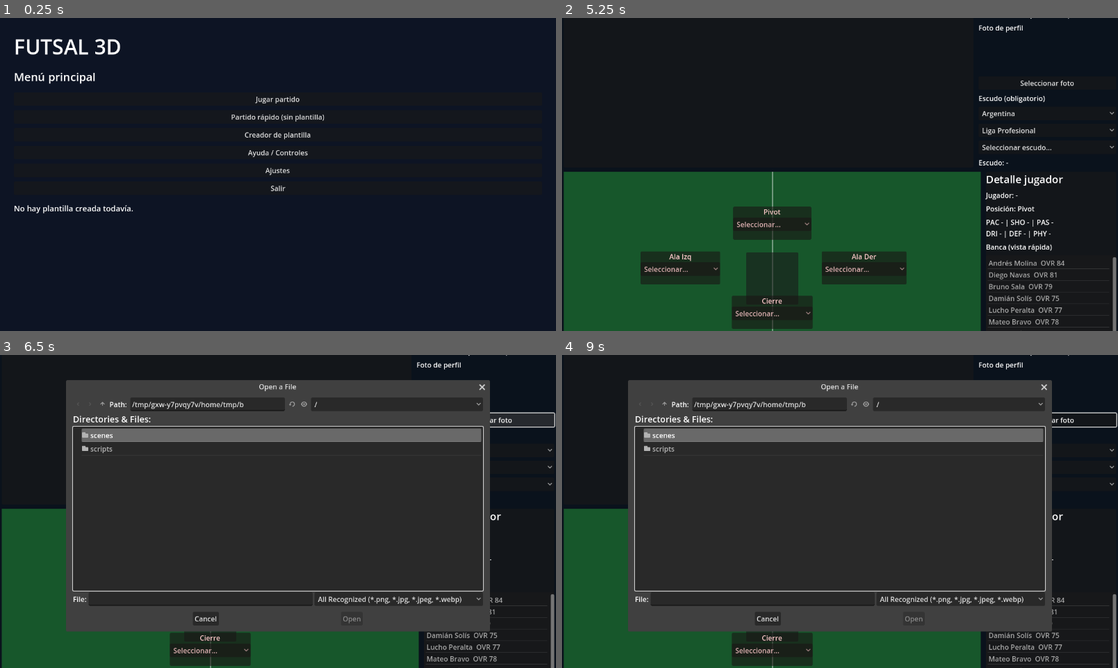
Above: before the commit, frames 1-4 (two rows, left to right).
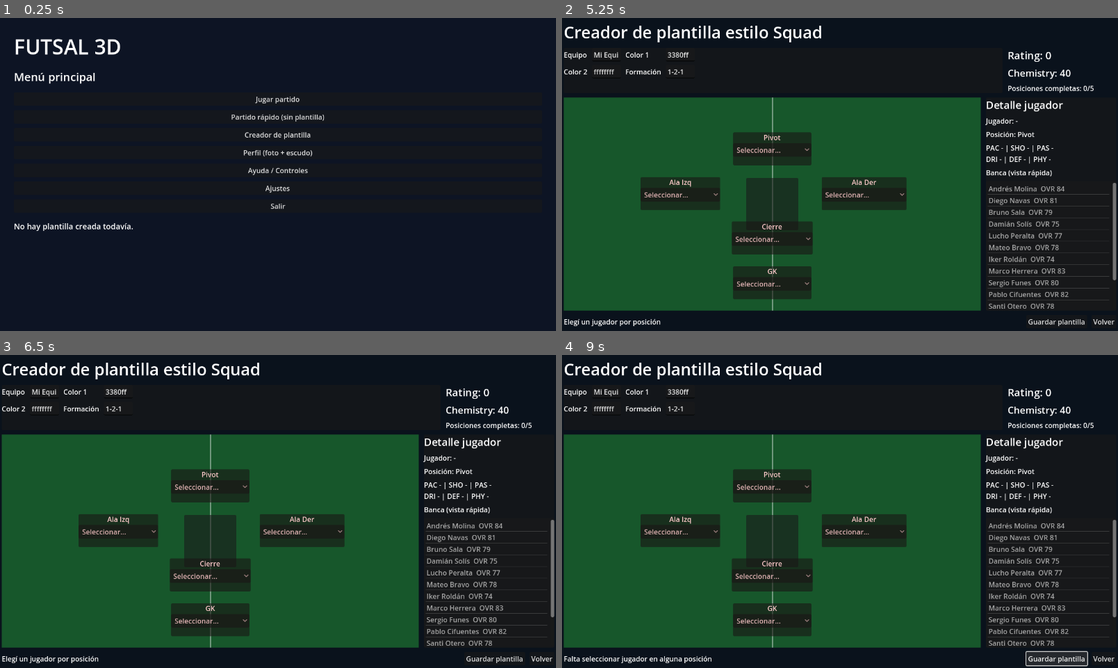
Above: after the commit, the same moments.

Repository: tenemostuseguro/uft27
Game: Godot game, scene res://scenes/MainMenu2D.tscn
The game is run twice, just before and just after one commit, with the same random seed, the same clock (stepped at 60 frames per second) and the same inputs.
Inputs (mouse positions are in pixels of both pictures, inside the frame that each line leads up to):
- Up to frame 1 (0.25 s): no input
- Up to frame 2 (5.25 s): click (840, 152) at 0.5 s, where only the run after the commit has a clickable "Perfil (foto + escudo)"; click "Volver al menú principal" (after the commit: "Volver") at 1.25 s; click "Jugar partido" at 2 s; click "Jugar partido" at 2.75 s; click "Partido rápido (sin plantilla)" at 3.5 s; click "Volver" at 4.25 s; click "Creador de plantilla" at 5 s
- Up to frame 3 (6.5 s): click (483, 420) at 5.75 s, where only the run before the commit has a clickable "Seleccionar foto"
- Up to frame 4 (9 s): click (1045, 448) at 6.5 s, where only the run before the commit has a clickable "Argentina"; click (1045, 467) at 7.25 s, where only the run before the commit has a clickable "Liga Profesional"; click (1045, 483) at 8 s, where only the run before the commit has a clickable "Seleccionar escudo..."; click (1056, 658) at 8.75 s, where only the run after the commit has a clickable "Guardar plantilla"

The runs differ from the first frame. In frame 1, 0.8% of the frame differs, in the area x 2-57%, y 42-68%; in frame 2, 37%; in frame 3, 58%, in the area x 0-100%, y 0-100%; in frame 4, 58%.

Commit message:
Move profile photo and crest setup into dedicated Profile menu

Diff:
--- a/godot-futsal/scenes/MainMenu2D.tscn
+++ b/godot-futsal/scenes/MainMenu2D.tscn
@@ -56,6 +56,10 @@
 layout_mode = 2
 text = "Creador de plantilla"
 
+[node name="ProfileButton" type="Button" parent="Margin/Layout/Buttons"]
+layout_mode = 2
+text = "Perfil (foto + escudo)"
+
 [node name="HelpButton" type="Button" parent="Margin/Layout/Buttons"]
 layout_mode = 2
 text = "Ayuda / Controles"
--- /dev/null
+++ b/godot-futsal/scenes/ProfileMenu2D.tscn
@@ -0,0 +1,107 @@
+[gd_scene load_steps=2 format=3 uid="uid://futsal_profile_menu_2d"]
+
+[ext_resource type="Script" path="res://scripts/profile_menu_2d.gd" id="1_profile"]
+
+[node name="ProfileMenu2D" type="Control"]
+layout_mode = 3
+anchors_preset = 15
+anchor_right = 1.0
+anchor_bottom = 1.0
+script = ExtResource("1_profile")
+
+[node name="Background" type="ColorRect" parent="."]
+layout_mode = 1
+anchors_preset = 15
+anchor_right = 1.0
+anchor_bottom = 1.0
+color = Color(0.04, 0.07, 0.11, 1)
+
+[node name="Margin" type="MarginContainer" parent="."]
+layout_mode = 1
+anchors_preset = 15
+anchor_right = 1.0
+anchor_bottom = 1.0
+offset_left = 22.0
+offset_top = 18.0
+offset_right = -22.0
+offset_bottom = -18.0
+
+[node name="VBox" type="VBoxContainer" parent="Margin"]
+layout_mode = 2
+theme_override_constants/separation = 10
+
+[node name="Title" type="Label" parent="Margin/VBox"]
+layout_mode = 2
+text = "Perfil"
+theme_override_font_sizes/font_size = 38
+
+[node name="Row" type="HBoxContainer" parent="Margin/VBox"]
+layout_mode = 2
+theme_override_constants/separation = 14
+
+[node name="PhotoPanel" type="PanelContainer" parent="Margin/VBox/Row"]
+layout_mode = 2
+custom_minimum_size = Vector2(230, 220)
+
+[node name="PhotoVBox" type="VBoxContainer" parent="Margin/VBox/Row/PhotoPanel"]
+layout_mode = 2
+
+[node name="PhotoTitle" type="Label" parent="Margin/VBox/Row/PhotoPanel/PhotoVBox"]
+layout_mode = 2
+text = "Foto de perfil"
+
+[node name="PhotoPreview" type="TextureRect" parent="Margin/VBox/Row/PhotoPanel/PhotoVBox"]
+custom_minimum_size = Vector2(180, 180)
+layout_mode = 2
+expand_mode = 1
+stretch_mode = 5
+
+[node name="PhotoButton" type="Button" parent="Margin/VBox/Row/PhotoPanel/PhotoVBox"]
+layout_mode = 2
+text = "Elegir imagen"
+
+[node name="CrestPanel" type="PanelContainer" parent="Margin/VBox/Row"]
+layout_mode = 2
+size_flags_horizontal = 3
+
+[node name="CrestVBox" type="VBoxContainer" parent="Margin/VBox/Row/CrestPanel"]
+layout_mode = 2
+theme_override_constants/separation = 8
+
+[node name="CrestTitle" type="Label" parent="Margin/VBox/Row/CrestPanel/CrestVBox"]
+layout_mode = 2
+text = "Escudo del equipo (obligatorio)"
+
+[node name="CountryFilter" type="OptionButton" parent="Margin/VBox/Row/CrestPanel/CrestVBox"]
+layout_mode = 2
+
+[node name="LeagueFilter" type="OptionButton" parent="Margin/VBox/Row/CrestPanel/CrestVBox"]
+layout_mode = 2
+
+[node name="CrestSelect" type="OptionButton" parent="Margin/VBox/Row/CrestPanel/CrestVBox"]
+layout_mode = 2
+
+[node name="CrestPreview" type="Label" parent="Margin/VBox/Row/CrestPanel/CrestVBox"]
+layout_mode = 2
+text = "Escudo: -"
+
+[node name="Status" type="Label" parent="Margin/VBox"]
+layout_mode = 2
+text = "Seleccioná foto y escudo para tu perfil"
+
+[node name="Buttons" type="HBoxContainer" parent="Margin/VBox"]
+layout_mode = 2
+theme_override_constants/separation = 10
+
+[node name="SaveButton" type="Button" parent="Margin/VBox/Buttons"]
+layout_mode = 2
+text = "Guardar perfil"
+
+[node name="BackButton" type="Button" parent="Margin/VBox/Buttons"]
+layout_mode = 2
+text = "Volver"
+
+[node name="PhotoDialog" type="FileDialog" parent="."]
+file_mode = 0
+access = 2
+filters = PackedStringArray("*.png ; PNG", "*.jpg ; JPG", "*.jpeg ; JPEG", "*.webp ; WEBP")
--- a/godot-futsal/scenes/TemplateMenu2D.tscn
+++ b/godot-futsal/scenes/TemplateMenu2D.tscn
@@ -100,36 +100,13 @@
 layout_mode = 2
 text = "Posiciones completas: 0/5"
 
-[node name="ProfilePhotoLabel" type="Label" parent="Margin/Layout/Header/Meta"]
-layout_mode = 2
-text = "Foto de perfil"
-
-[node name="ProfilePhotoPreview" type="TextureRect" parent="Margin/Layout/Header/Meta"]
-custom_minimum_size = Vector2(84, 84)
-layout_mode = 2
-expand_mode = 1
-stretch_mode = 5
-
-[node name="ProfilePhotoButton" type="Button" parent="Margin/Layout/Header/Meta"]
-layout_mode = 2
-text = "Seleccionar foto"
-
-[node name="CrestTitle" type="Label" parent="Margin/Layout/Header/Meta"]
-layout_mode = 2
-text = "Escudo (obligatorio)"
-
-[node name="CountryFilter" type="OptionButton" parent="Margin/Layout/Header/Meta"]
-layout_mode = 2
-
-[node name="LeagueFilter" type="OptionButton" parent="Margin/Layout/Header/Meta"]
-layout_mode = 2
-
-[node name="CrestSelect" type="OptionButton" parent="Margin/Layout/Header/Meta"]
-layout_mode = 2
-
-[node name="CrestPreview" type="Label" parent="Margin/Layout/Header/Meta"]
-layout_mode = 2
-text = "Escudo: -"
+
+
+
+
+
+
+
 
 [node name="SquadArea" type="HBoxContainer" parent="Margin/Layout"]
 layout_mode = 2
@@ -348,8 +325,3 @@
 [node name="BackButton" type="Button" parent="Margin/Layout/Footer/Buttons"]
 layout_mode = 2
 text = "Volver"
-
-[node name="ProfilePhotoDialog" type="FileDialog" parent="."]
-file_mode = 0
-access = 2
-filters = PackedStringArray("*.png ; PNG", "*.jpg ; JPG", "*.jpeg ; JPEG", "*.webp ; WEBP")
--- a/godot-futsal/scripts/main_menu_2d.gd
+++ b/godot-futsal/scripts/main_menu_2d.gd
@@ -2,6 +2,7 @@
 
 const MATCH_MODE_SCENE := "res://scenes/MatchModeMenu2D.tscn"
 const TEMPLATE_SCENE := "res://scenes/TemplateMenu2D.tscn"
+const PROFILE_SCENE := "res://scenes/ProfileMenu2D.tscn"
 const HELP_SCENE := "res://scenes/HelpMenu2D.tscn"
 const SETTINGS_SCENE := "res://scenes/SettingsMenu2D.tscn"
 
@@ -11,6 +12,7 @@
 	$Margin/Layout/Buttons/PlayButton.pressed.connect(_on_play_pressed)
 	$Margin/Layout/Buttons/QuickMatchButton.pressed.connect(_on_quick_match_pressed)
 	$Margin/Layout/Buttons/TemplateButton.pressed.connect(_on_template_pressed)
+	$Margin/Layout/Buttons/ProfileButton.pressed.connect(_on_profile_pressed)
 	$Margin/Layout/Buttons/HelpButton.pressed.connect(_on_help_pressed)
 	$Margin/Layout/Buttons/SettingsButton.pressed.connect(_on_settings_pressed)
 	$Margin/Layout/Buttons/QuitButton.pressed.connect(_on_quit_pressed)
@@ -24,6 +26,9 @@
 
 func _on_template_pressed() -> void:
 	get_tree().change_scene_to_file(TEMPLATE_SCENE)
+
+func _on_profile_pressed() -> void:
+	get_tree().change_scene_to_file(PROFILE_SCENE)
 
 func _on_quick_match_pressed() -> void:
 	MatchConfig.template_ready = false
--- a/godot-futsal/scripts/match_config.gd
+++ b/godot-futsal/scripts/match_config.gd
@@ -57,7 +57,7 @@
 	if not photo_path.strip_edges().is_empty():
 		profile_photo_path = photo_path.strip_edges()
 
-	template_ready = _is_lineup_complete(selected_lineup) and not selected_crest_id.is_empty()
+	template_ready = _is_lineup_complete(selected_lineup)
 
 func get_players_for_role(role: String) -> Array[Dictionary]:
 	var players: Array[Dictionary] = []
@@ -109,7 +109,7 @@
 
 func set_selected_crest(crest_id: String) -> void:
 	selected_crest_id = crest_id.strip_edges()
-	template_ready = _is_lineup_complete(selected_lineup) and not selected_crest_id.is_empty()
+	template_ready = _is_lineup_complete(selected_lineup)
 
 func get_available_countries() -> Array[String]:
 	var countries: Array[String] = []
--- /dev/null
+++ b/godot-futsal/scripts/profile_menu_2d.gd
@@ -0,0 +1,129 @@
+extends Control
+
+const MAIN_MENU_SCENE := "res://scenes/MainMenu2D.tscn"
+
+@onready var photo_preview: TextureRect = $Margin/VBox/Row/PhotoPanel/PhotoVBox/PhotoPreview
+@onready var photo_button: Button = $Margin/VBox/Row/PhotoPanel/PhotoVBox/PhotoButton
+@onready var country_filter: OptionButton = $Margin/VBox/Row/CrestPanel/CrestVBox/CountryFilter
+@onready var league_filter: OptionButton = $Margin/VBox/Row/CrestPanel/CrestVBox/LeagueFilter
+@onready var crest_select: OptionButton = $Margin/VBox/Row/CrestPanel/CrestVBox/CrestSelect
+@onready var crest_preview: Label = $Margin/VBox/Row/CrestPanel/CrestVBox/CrestPreview
+@onready var status_label: Label = $Margin/VBox/Status
+@onready var photo_dialog: FileDialog = $PhotoDialog
+
+var selected_crest_id := ""
+
+func _ready() -> void:
+	$Margin/VBox/Buttons/SaveButton.pressed.connect(_on_save_pressed)
+	$Margin/VBox/Buttons/BackButton.pressed.connect(_on_back_pressed)
+	photo_button.pressed.connect(func() -> void: photo_dialog.popup_centered_ratio(0.7))
+	photo_dialog.file_selected.connect(_on_photo_selected)
+	country_filter.item_selected.connect(_on_country_changed)
+	league_filter.item_selected.connect(_on_league_changed)
+	crest_select.item_selected.connect(_on_crest_changed)
+
+	_populate_countries()
+	selected_crest_id = MatchConfig.selected_crest_id
+	_select_saved_crest_filters()
+	_refresh_crest_preview()
+	_load_photo(MatchConfig.profile_photo_path)
+
+func _populate_countries() -> void:
+	country_filter.clear()
+	for c in MatchConfig.get_available_countries():
+		country_filter.add_item(c)
+	if country_filter.item_count > 0:
+		country_filter.select(0)
+		_populate_leagues(str(country_filter.get_item_text(0)))
+
+func _populate_leagues(country: String) -> void:
+	league_filter.clear()
+	for league in MatchConfig.get_leagues_for_country(country):
+		league_filter.add_item(league)
+	if league_filter.item_count > 0:
+		league_filter.select(0)
+		_populate_crests(country, str(league_filter.get_item_text(0)))
+
+func _populate_crests(country: String, league: String) -> void:
+	crest_select.clear()
+	crest_select.add_item("Seleccionar escudo...")
+	crest_select.set_item_metadata(0, "")
+	for crest in MatchConfig.get_crests(country, league):
+		crest_select.add_item("%s %s" % [str(crest.get("crest", "⚽")), str(crest.get("team", ""))])
+		var idx := crest_select.item_count - 1
+		crest_select.set_item_metadata(idx, str(crest.get("id", "")))
+	_select_saved_crest()
+
+func _select_saved_crest() -> void:
+	for i in range(crest_select.item_count):
+		if str(crest_select.get_item_metadata(i)) == selected_crest_id:
+			crest_select.select(i)
+			return
+	crest_select.select(0)
+
+func _select_saved_crest_filters() -> void:
+	if selected_crest_id.is_empty():
+		return
+	var crest := MatchConfig.find_crest_by_id(selected_crest_id)
+	if crest.is_empty():
+		return
+	var country := str(crest.get("country", ""))
+	var league := str(crest.get("league", ""))
+	for i in range(country_filter.item_count):
+		if country_filter.get_item_text(i) == country:
+			country_filter.select(i)
+			break
+	_populate_leagues(country)
+	for j in range(league_filter.item_count):
+		if league_filter.get_item_text(j) == league:
+			league_filter.select(j)
+			break
+	_populate_crests(country, league)
+
+func _on_country_changed(index: int) -> void:
+	_populate_leagues(str(country_filter.get_item_text(index)))
+	_refresh_crest_preview()
+
+func _on_league_changed(index: int) -> void:
+	if country_filter.item_count == 0:
+		return
+	_populate_crests(str(country_filter.get_item_text(country_filter.get_selected())), str(league_filter.get_item_text(index)))
+	_refresh_crest_preview()
+
+func _on_crest_changed(index: int) -> void:
+	selected_crest_id = str(crest_select.get_item_metadata(index))
+	_refresh_crest_preview()
+
+func _refresh_crest_preview() -> void:
+	if selected_crest_id.is_empty():
+		crest_preview.text = "Escudo: -"
+		return
+	var crest := MatchConfig.find_crest_by_id(selected_crest_id)
+	if crest.is_empty():
+		crest_preview.text = "Escudo: -"
+		return
+	crest_preview.text = "Escudo: %s %s (%s - %s)" % [str(crest.get("crest", "⚽")), str(crest.get("team", "")), str(crest.get("country", "")), str(crest.get("league", ""))]
+
+func _on_photo_selected(path: String) -> void:
+	MatchConfig.set_profile_photo(path)
+	_load_photo(path)
+
+func _load_photo(path: String) -> void:
+	if path.strip_edges().is_empty() or not FileAccess.file_exists(path):
+		photo_preview.texture = null
+		return
+	var image := Image.new()
+	if image.load(path) != OK:
+		photo_preview.texture = null
+		return
+	photo_preview.texture = ImageTexture.create_from_image(image)
+
+func _on_save_pressed() -> void:
+	if selected_crest_id.is_empty():
+		status_label.text = "Debes seleccionar un escudo"
+		return
+	MatchConfig.set_selected_crest(selected_crest_id)
+	status_label.text = "Perfil guardado ✅"
+
+func _on_back_pressed() -> void:
+	get_tree().change_scene_to_file(MAIN_MENU_SCENE)
--- a/godot-futsal/scripts/template_menu_2d.gd
+++ b/godot-futsal/scripts/template_menu_2d.gd
@@ -11,13 +11,6 @@
 @onready var rating_label: Label = $Margin/Layout/Header/Meta/RatingLabel
 @onready var chemistry_label: Label = $Margin/Layout/Header/Meta/ChemistryLabel
 @onready var completion_label: Label = $Margin/Layout/Header/Meta/CompletionLabel
-@onready var profile_photo_preview: TextureRect = $Margin/Layout/Header/Meta/ProfilePhotoPreview
-@onready var profile_photo_button: Button = $Margin/Layout/Header/Meta/ProfilePhotoButton
-@onready var country_filter: OptionButton = $Margin/Layout/Header/Meta/CountryFilter
-@onready var league_filter: OptionButton = $Margin/Layout/Header/Meta/LeagueFilter
-@onready var crest_select: OptionButton = $Margin/Layout/Header/Meta/CrestSelect
-@onready var crest_preview_label: Label = $Margin/Layout/Header/Meta/CrestPreview
-@onready var profile_photo_dialog: FileDialog = $ProfilePhotoDialog
 
 @onready var gk_option: OptionButton = $Margin/Layout/SquadArea/PitchPanel/PitchCanvas/GKCard/VBox/PlayerSelect
 @onready var cierre_option: OptionButton = $Margin/Layout/SquadArea/PitchPanel/PitchCanvas/CierreCard/VBox/PlayerSelect
@@ -38,7 +31,6 @@
 
 var role_options: Dictionary = {}
 var role_cards: Dictionary = {}
-var selected_crest_id := ""
 
 func _ready() -> void:
 	role_options = {
@@ -58,18 +50,12 @@
 
 	$Margin/Layout/Footer/Buttons/SaveButton.pressed.connect(_on_save_pressed)
 	$Margin/Layout/Footer/Buttons/BackButton.pressed.connect(_on_back_pressed)
-	profile_photo_button.pressed.connect(func() -> void: profile_photo_dialog.popup_centered_ratio(0.75))
-	profile_photo_dialog.file_selected.connect(_on_profile_photo_selected)
-	country_filter.item_selected.connect(_on_country_filter_changed)
-	league_filter.item_selected.connect(_on_league_filter_changed)
-	crest_select.item_selected.connect(_on_crest_selected)
 
 	for role in ROLE_KEYS:
 		var option: OptionButton = role_options[role]
 		option.item_selected.connect(_on_role_selection_changed.bind(role))
 		_populate_role_option(role, option)
 
-	_populate_country_filter()
 	_load_current_values()
 	_refresh_team_meta()
 	_refresh_bench_preview()
@@ -99,11 +85,6 @@
 	for role in ROLE_KEYS:
 		var saved_name: String = str(MatchConfig.selected_lineup.get(role, ""))
 		_select_player_by_name(role_options[role], saved_name)
-
-	selected_crest_id = MatchConfig.selected_crest_id
-	_select_filter_for_saved_crest()
-	_refresh_crest_preview()
-	_load_profile_photo_preview(MatchConfig.profile_photo_path)
 
 	if MatchConfig.template_ready:
 		status_label.text = "Editá y guardá tu plantilla"
@@ -168,11 +149,11 @@
 		if not str(lineup.get(role, "")).is_empty():
 			complete_count += 1
 
-	var complete := complete_count == ROLE_KEYS.size() and not selected_crest_id.is_empty()
+	var complete := complete_count == ROLE_KEYS.size()
 	var preview_rating := _compute_rating_preview(lineup)
 	rating_label.text = "Rating: %d" % preview_rating
 	chemistry_label.text = "Chemistry: %d" % (100 if complete else 40 + complete_count * 12)
-	completion_label.text = "Posiciones completas: %d/%d | Escudo: %s" % [complete_count, ROLE_KEYS.size(), "OK" if not selected_crest_id.is_empty() else "Falta"]
+	completion_label.text = "Posiciones completas: %d/%d" % [complete_count, ROLE_KEYS.size()]
 
 func _compute_rating_preview(lineup: Dictionary) -> int:
 	var total := 0
@@ -226,129 +207,15 @@
 		primary_input.text,
 		secondary_input.text,
 		formation_input.text,
-		lineup,
-		selected_crest_id,
-		MatchConfig.profile_photo_path
+		lineup
 	)
 
 	if MatchConfig.template_ready:
 		status_label.text = "Plantilla guardada ✅"
-	elif selected_crest_id.is_empty():
-		status_label.text = "Debes seleccionar un escudo"
 	else:
 		status_label.text = "Falta seleccionar jugador en alguna posición"
 	_refresh_team_meta()
 	_refresh_position_cards()
 
-
-func _populate_country_filter() -> void:
-	country_filter.clear()
-	for country in MatchConfig.get_available_countries():
-		country_filter.add_item(country)
-	if country_filter.item_count > 0:
-		country_filter.select(0)
-		_populate_league_filter(str(country_filter.get_item_text(0)))
-
-func _populate_league_filter(country: String) -> void:
-	league_filter.clear()
-	for league in MatchConfig.get_leagues_for_country(country):
-		league_filter.add_item(league)
-	if league_filter.item_count > 0:
-		league_filter.select(0)
-		_populate_crest_select(country, str(league_filter.get_item_text(0)))
-	else:
-		crest_select.clear()
-
-func _populate_crest_select(country: String, league: String) -> void:
-	crest_select.clear()
-	crest_select.add_item("Seleccionar escudo...")
-	crest_select.set_item_metadata(0, "")
-	for crest in MatchConfig.get_crests(country, league):
-		var item := "%s %s" % [str(crest.get("crest", "⚽")), str(crest.get("team", ""))]
-		crest_select.add_item(item)
-		var idx := crest_select.item_count - 1
-		crest_select.set_item_metadata(idx, str(crest.get("id", "")))
-	_select_saved_crest_in_current_list()
-
-func _select_saved_crest_in_current_list() -> void:
-	if selected_crest_id.is_empty():
-		crest_select.select(0)
-		return
-	for i in range(crest_select.item_count):
-		if str(crest_select.get_item_metadata(i)) == selected_crest_id:
-			crest_select.select(i)
-			return
-	crest_select.select(0)
-
-func _select_filter_for_saved_crest() -> void:
-	if selected_crest_id.is_empty():
-		return
-	var crest := MatchConfig.find_crest_by_id(selected_crest_id)
-	if crest.is_empty():
-		return
-	var country := str(crest.get("country", ""))
-	var league := str(crest.get("league", ""))
-	for i in range(country_filter.item_count):
-		if country_filter.get_item_text(i) == country:
-			country_filter.select(i)
-			break
-	_populate_league_filter(country)
-	for j in range(league_filter.item_count):
-		if league_filter.get_item_text(j) == league:
-			league_filter.select(j)
-			break
-	_populate_crest_select(country, league)
-
-func _on_country_filter_changed(index: int) -> void:
-	var country := str(country_filter.get_item_text(index))
-	_populate_league_filter(country)
-	_refresh_crest_preview()
-	_refresh_team_meta()
-
-func _on_league_filter_changed(index: int) -> void:
-	if country_filter.item_count == 0:
-		return
-	var country := str(country_filter.get_item_text(country_filter.get_selected()))
-	var league := str(league_filter.get_item_text(index))
-	_populate_crest_select(country, league)
-	_refresh_crest_preview()
-	_refresh_team_meta()
-
-func _on_crest_selected(index: int) -> void:
-	selected_crest_id = str(crest_select.get_item_metadata(index))
-	MatchConfig.set_selected_crest(selected_crest_id)
-	_refresh_crest_preview()
-	_refresh_team_meta()
-
-func _refresh_crest_preview() -> void:
-	if selected_crest_id.is_empty():
-		crest_preview_label.text = "Escudo: -"
-		return
-	var crest := MatchConfig.find_crest_by_id(selected_crest_id)
-	if crest.is_empty():
-		crest_preview_label.text = "Escudo: -"
-		return
-	crest_preview_label.text = "Escudo: %s %s (%s - %s)" % [
-		str(crest.get("crest", "⚽")),
-		str(crest.get("team", "")),
-		str(crest.get("country", "")),
-		str(crest.get("league", ""))
-	]
-
-func _on_profile_photo_selected(path: String) -> void:
-	MatchConfig.set_profile_photo(path)
-	_load_profile_photo_preview(path)
-
-func _load_profile_photo_preview(path: String) -> void:
-	if path.strip_edges().is_empty() or not FileAccess.file_exists(path):
-		profile_photo_preview.texture = null
-		return
-	var image := Image.new()
-	if image.load(path) != OK:
-		profile_photo_preview.texture = null
-		return
-	var tex := ImageTexture.create_from_image(image)
-	profile_photo_preview.texture = tex
-
 func _on_back_pressed() -> void:
 	get_tree().change_scene_to_file(MAIN_MENU_SCENE)
Not shown, changed: godot-futsal/README.md
